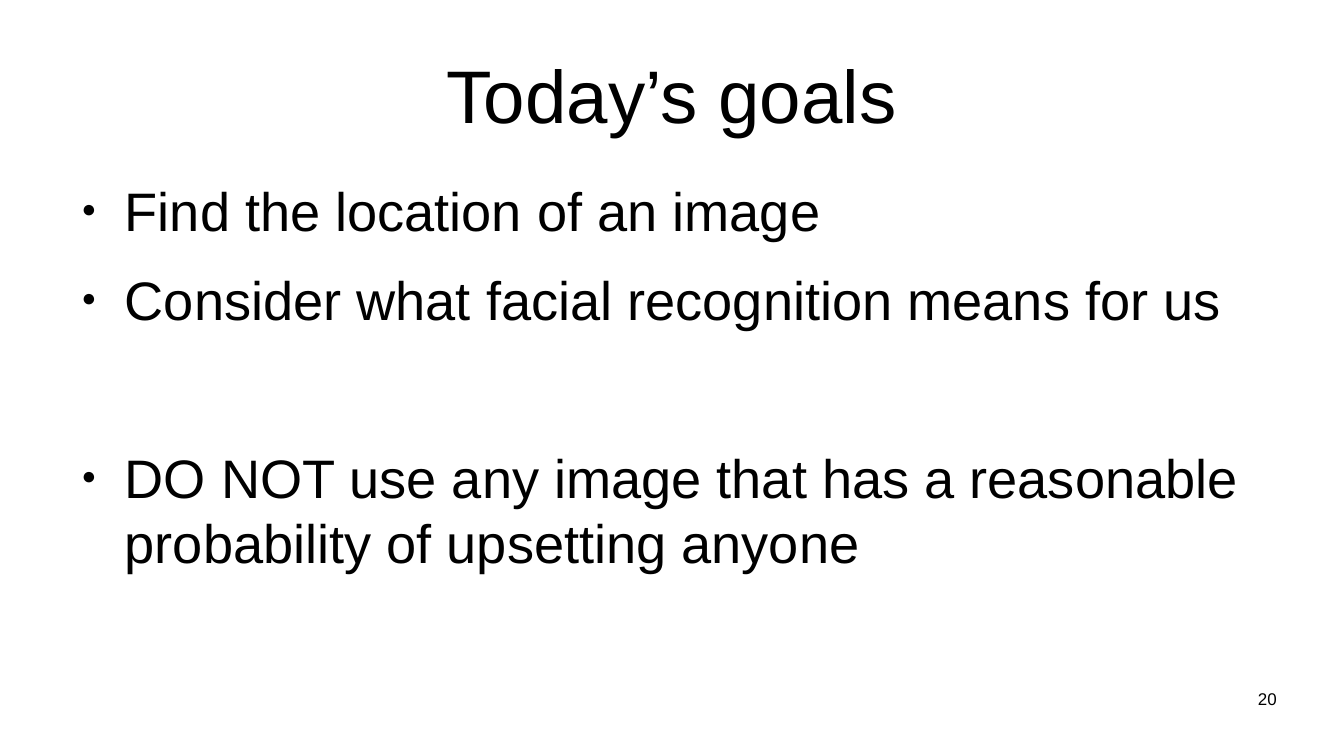
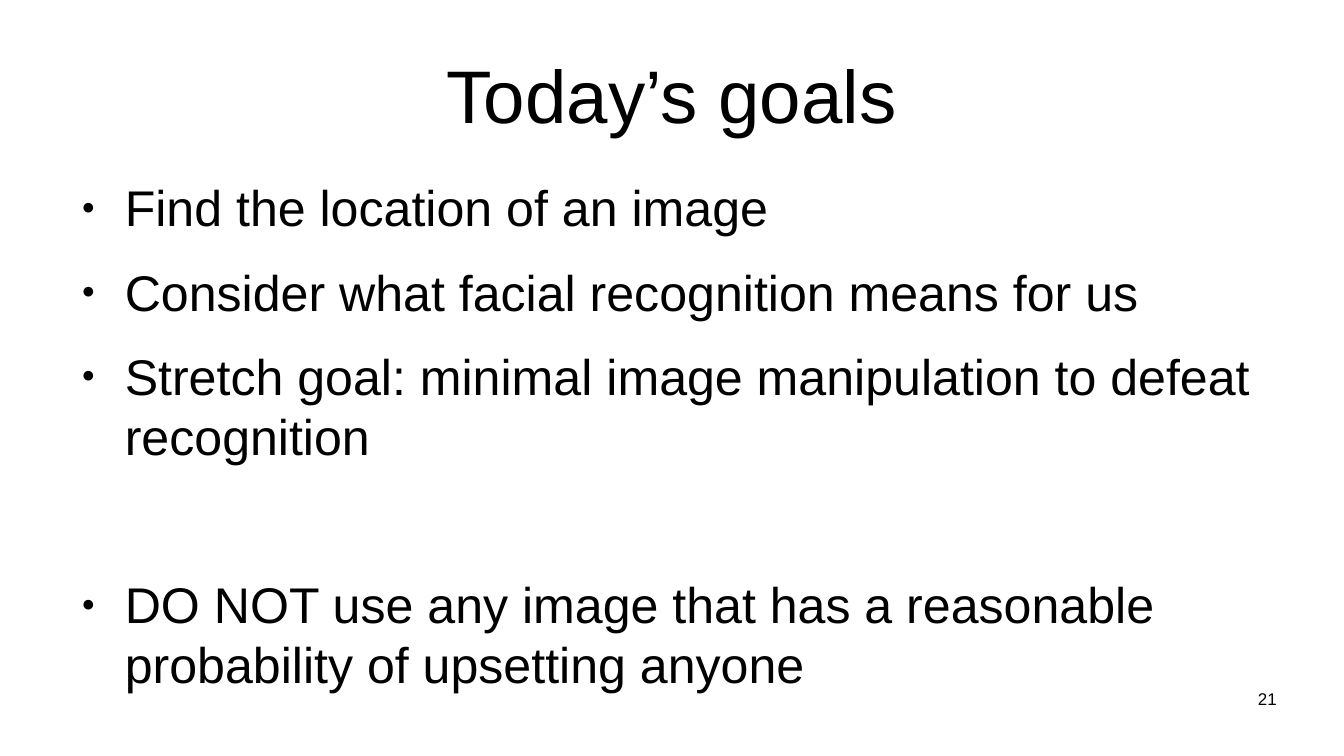
Before and after one commit to sftcd/witidtm, a slide deck: slide 21 of lectures/2021-2022/labs.odp (slide 20 before the commit). Drawn at 1344x756 pixels with LibreOffice and Linux fonts; fonts in the diff are those of the drawing. Boxes give left, top, right and bottom in pixels: in the first picture for what was removed or moved away, otherwise in the second. Text is boxed around its words. In the diff, an @@ line names an element or a change of style, - is before the commit and + after.

Commit message:
added stretch goal

```diff
--- a/lectures/2021-2022/labs.odp
+++ b/lectures/2021-2022/labs.odp
@@ text at (125, 189, 1154, 693): size 32 to 29.6 pt in "Find the location of an image", "Consider what facial recognition means for us", "DO NOT use any image that has ..." @@
@@ text at (125, 358, 1249, 465): paragraph added @@
+● Stretch goal: minimal image manipulation to defeat recognition
@@ page number at (1258, 693, 1277, 705): text changed @@
-20
+21
```
Also in this commit, not shown: 4 slides added, 1 other file.
